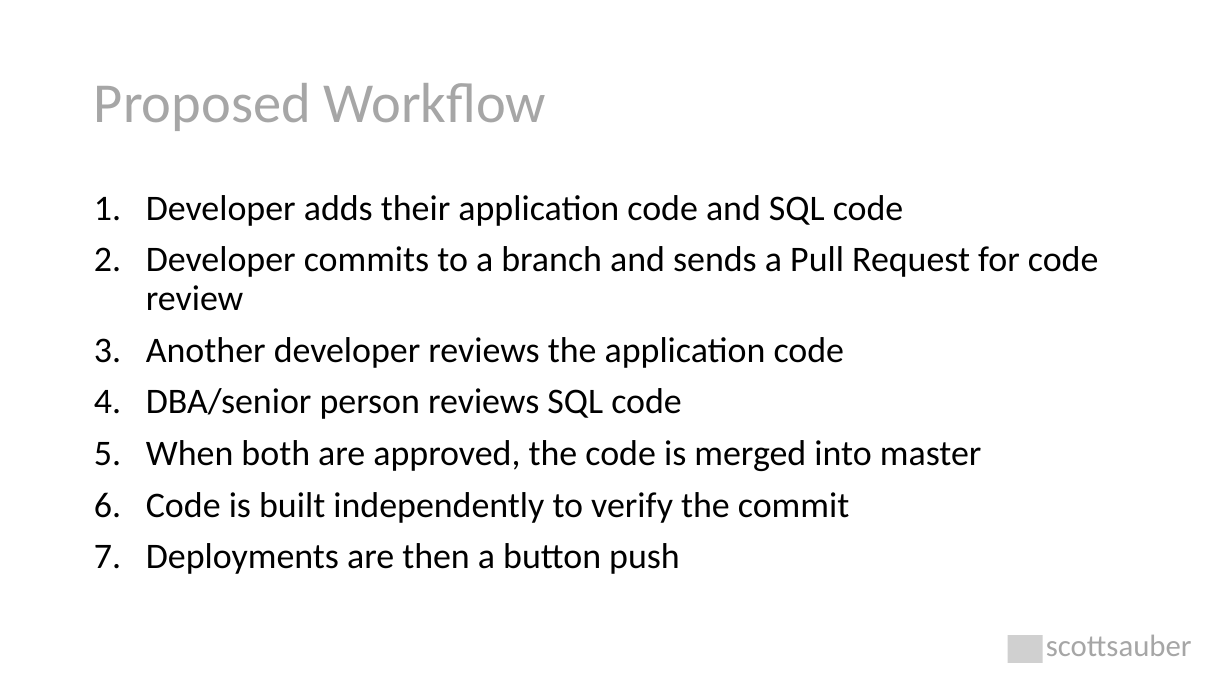
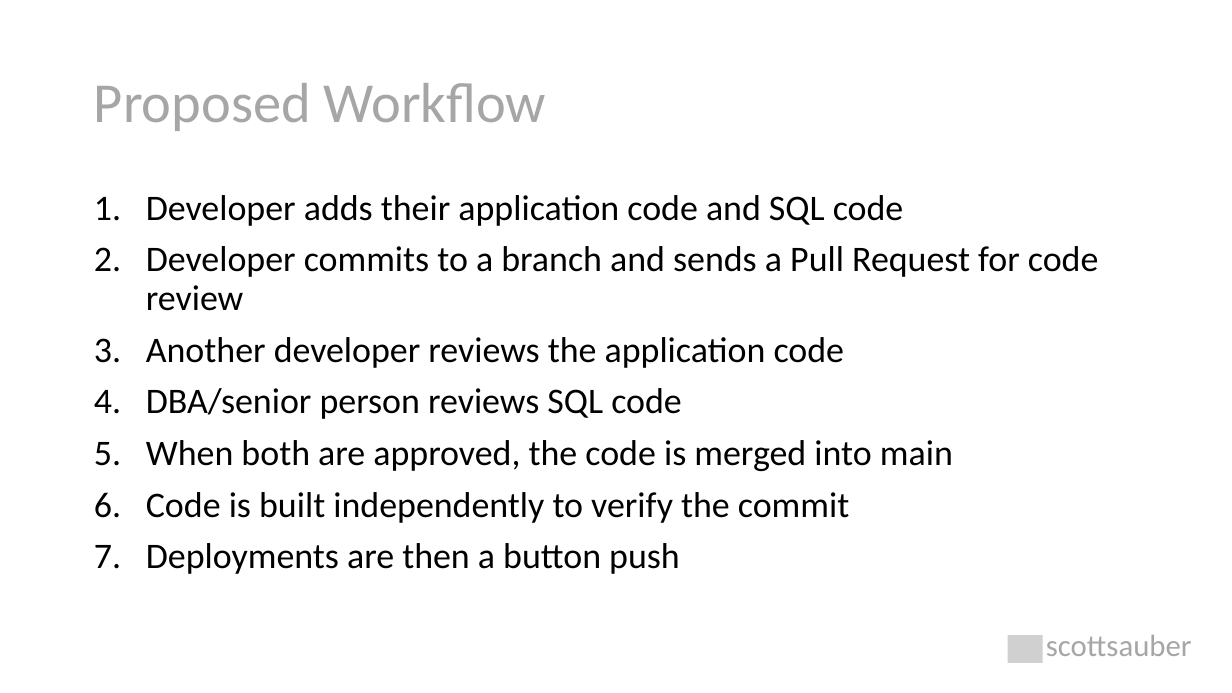
Before and after one commit to scottsauber/talks, a slide deck: slide 26 of 2022-05-11-NDCLondon-DatabaseDevOps/database-devops.pptx. Drawn at 1232x693 pixels with LibreOffice and Linux fonts; fonts in the diff are those of the drawing; grey boxes stand for pictures. Boxes give left, top, right and bottom in pixels: in the first picture for what was removed or moved away, otherwise in the second. Text is boxed around its words. In the diff, an @@ line names an element or a change of style, - is before the commit and + after.

```diff
--- a/2022-05-11-NDCLondon-DatabaseDevOps/database-devops.pptx
+++ b/2022-05-11-NDCLondon-DatabaseDevOps/database-devops.pptx
@@ text at (x1=146, y1=440, x2=953, y2=471): text changed @@
-5. When both are approved, the code is merged into master
+5. When both are approved, the code is merged into main
```
Also in this commit, not shown: 9 other slides changed, 1 slide added, 1 slide removed.
